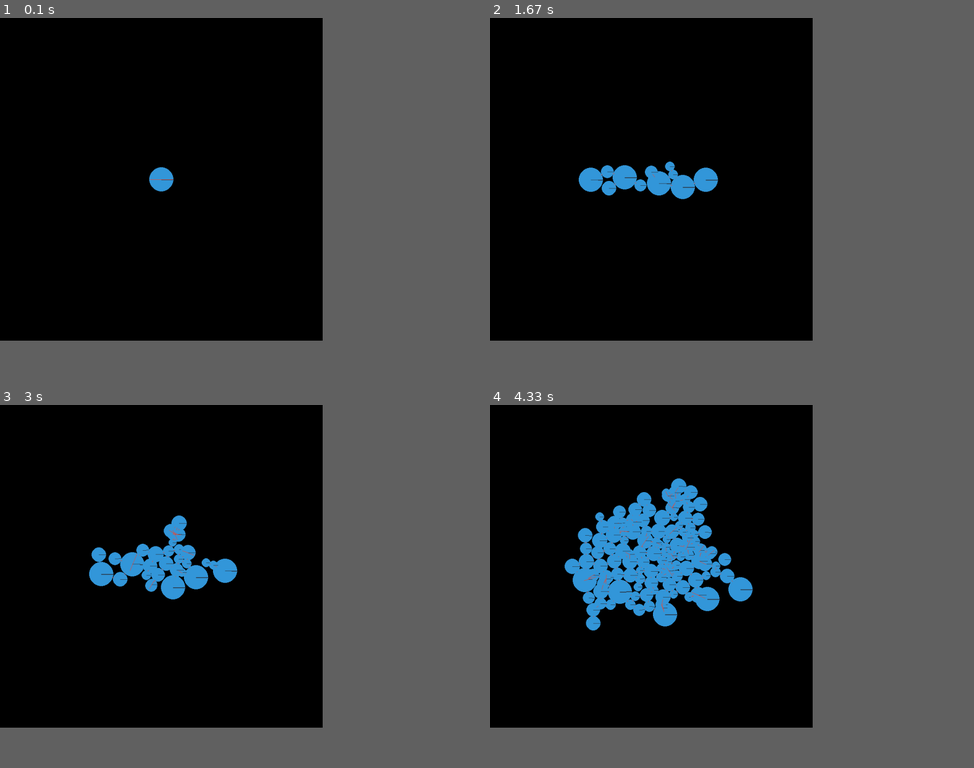
Above: before the commit, frames 1-4 (two rows, left to right).
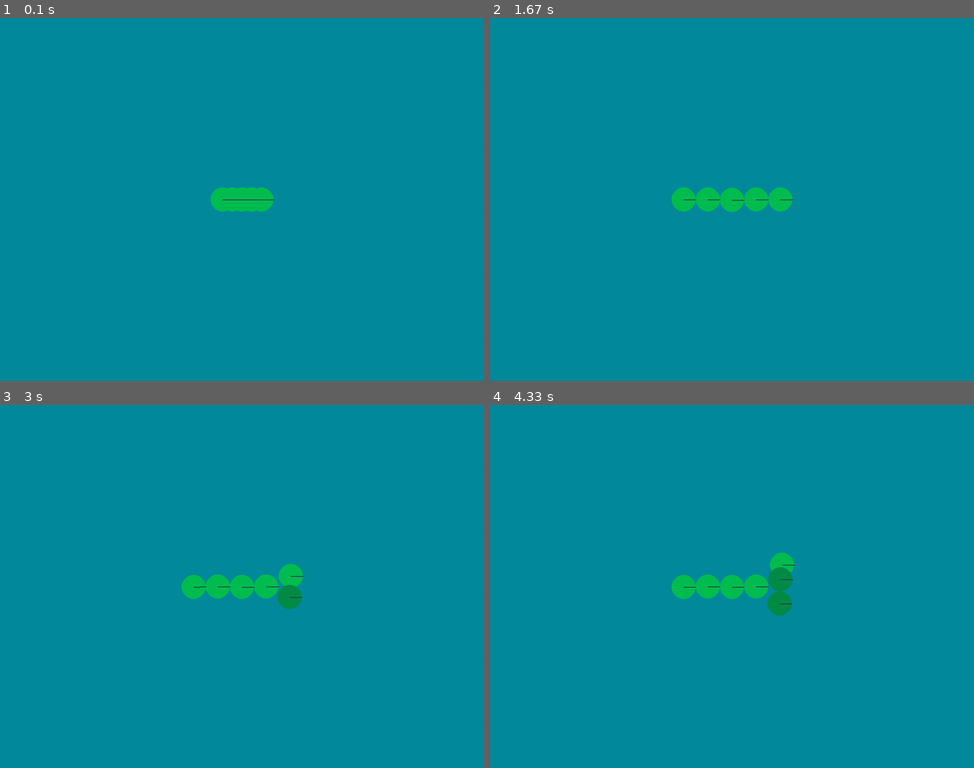
Above: after the commit, the same moments.

Repository: PilotOfAsuka/Cell_lab_pygame
Game: pygame game, started from main.py
Two runs of this game, one before a commit and one after it. Both use one fixed random seed, a clock stepped at 60 frames per second and the inputs below.
Inputs:
- Up to frame 1 (0.1 s): no input
- Up to frame 2 (1.67 s): no input
- Up to frame 3 (3 s): no input
- Up to frame 4 (4.33 s): no input
In our replay, the window is 600x600 before the commit and 900x675 after it. These sizes can differ from the game's own. Grey fills any space a smaller window leaves; there, only what the larger window draws over its background counts as a difference.

The runs differ from the first frame. In frame 1, 59% of the frame differs, in the area x 0-67%, y 0-89%; in frame 2, 59%; in frame 3, 59%; in frame 4, 59%.

Commit message:
update
Behavior added from CellLabPython

Diff:
--- a/cell/object.py
+++ b/cell/object.py
@@ -1,5 +1,8 @@
 import pymunk
 import random
+import math
+from vars import new_cells
+from simulation.sim_func import *
 
 
 class OBJ:
@@ -10,24 +13,61 @@
         self.body = pymunk.Body(self.mass, self.moment)
         self.body.position = x, y
         self.shape = pymunk.Circle(self.body, self.radius)
-        self.shape.elasticity = 0.8
-        self.shape.friction = 0.5
+        self.shape.elasticity = 0.2
+        self.shape.friction = 1
+
+
 
 
 
 class CELL(OBJ):
-    def __init__(self, x, y, radius, mass):
+    def __init__(self, x, y, radius, mass, cells_list, genome=None, food=100, color=None):
         super().__init__(x, y, radius, mass)
-        self.food = 100
+        self.genome = [random.randint(0, 63) for _ in range(63)] if genome is None else genome
+        self.ptr = 0
+        self.food = food
+        self.space = cells_list
+        self.shape.color = [0, 190, 80, 255] if color is None else color
 
-    def reproduce(self, new_cells, threshold=0.1):
-        # Генерация случайного числа в диапазоне от 0 до 1
-        chance = random.uniform(0, 1)
-        # Задайте пороговое значение для шанса
-        # Если случайное число меньше порога, клетка воспроизводится
-        if chance < threshold:
-            x, y = self.body.position
-            new_cell = CELL(x=x, y=y, radius=random.randint(10, 20), mass=1)
-            new_cells.append(new_cell)
+    def execute_genome(self):
+        if self.food >= 1000:  # Условие для деления клетки
+            self.reproduce()
+        else:
+            command = self.genome[self.ptr]  # УТК
+            self.food -= 1
+            self.execute_command(command)  # Выполнение команды генома (УТК)
+
+
+    def execute_command(self, command):
+        if command in range(0, 20):
+            self.photosynthesis()
+            pass
+        elif command in range(20, 40):
+            self.move_in_direction(angle=self_get_bias(self, 1) * 5, force=self_get_bias(self, 2))
+            move_ptr_to(self)
+            pass
+        else:
+            # Если у числа нет команды, то происходит безусловный переход
+            move_ptr_to(self)
+        pass
+
+    def photosynthesis(self):
+        self.food += 10
+        move_ptr(self)  # Переход УТК
+        pass
+
+    def reproduce(self):
+        x, y = self.body.position
+        new_cell = CELL(x=x, y=y, radius=max(min(self_get_bias(self,3), 30), 10), mass=100, cells_list=self.space, food=self.food//2, color=get_colors_bias(self))
+        self.food = self.food // 2
+        new_cells.append(new_cell)
 
         pass
+
+    def move_in_direction(self, angle, force):
+        angle = math.radians(angle)
+        # Вычисляем компоненты x и y вектора силы
+        force_x = force * math.cos(angle)
+        force_y = force * math.sin(angle)
+        # Применяем силу к телу объекта
+        self.body.apply_force_at_local_point((force_x, force_y), (0, 0))
--- a/func.py
+++ b/func.py
@@ -1,4 +1,4 @@
-from vars import *
+from vars import WIDTH, HEIGHT
 
 
 def delete_obj_out_of_screen(cells, space):
@@ -18,3 +18,24 @@
     # Удаляем объекты из списка cells
     for index in reversed(objects_to_remove):
         del cells[index]
+
+
+def delete_obj_out_of_food(cells, space):
+    # Переменная для хранения индексов объектов, которые вышли за пределы пространства
+    objects_to_remove = []
+    for i, cell in enumerate(cells):
+        if cell.food <= 0:
+            objects_to_remove.append(i)  # Добавляем индекс клетки в список для удаления
+            space.remove(cell.body, cell.shape)
+
+    # Удаляем объекты из списка cells
+    for index in reversed(objects_to_remove):
+        del cells[index]
+
+
+def update_physics_space(cells, new_cells, space):
+    for new_cell in new_cells:
+        cells.append(new_cell)
+        space.add(new_cell.body, new_cell.shape)
+    new_cells.clear()
+    pass
--- a/pygame_cycle.py
+++ b/pygame_cycle.py
@@ -1,8 +1,11 @@
-from vars import *
+import random
+from simulation.simulation import update_simulation
+from vars import cells, new_cells, FPS
 from pygame_init import *
 from func import *
-from pymunk_init import space, draw_options, cells, new_cells
+from pymunk_init import space, draw_options
 from func import delete_obj_out_of_screen
+
 
 
 def pygame_cycle(run=False):
@@ -12,18 +15,13 @@
                 exit()
 
         # Заливка фона
-        surface.fill(pg.Color("black"))
+        surface.fill(pg.Color("#038A9D"))
 
         space.step(1 / FPS)
 
-        for cell in cells:
-            cell.reproduce(new_cells=new_cells)
+        update_simulation(cells)
 
-
-        for new_cell in new_cells:
-            cells.append(new_cell)
-            space.add(new_cell.body, new_cell.shape)
-        new_cells.clear()
+        update_physics_space(cells=cells, new_cells=new_cells, space=space)
 
         delete_obj_out_of_screen(cells, space)
 
--- a/pymunk_init.py
+++ b/pymunk_init.py
@@ -1,22 +1,22 @@
 import pymunk.pygame_util
 from pygame_init import surface
 from cell.object import OBJ, CELL
-from vars import *
+from vars import cells, H_WIDTH, H_HEIGHT
 
 pymunk.pygame_util.positive_y_is_up = False
 
 draw_options = pymunk.pygame_util.DrawOptions(surface)
+# Устанавливаем флаги для скрытия столкновений и направляющих линий
+draw_options.flags = pymunk.SpaceDebugDrawOptions.DRAW_SHAPES
 
 # Создание физического пространства
 space = pymunk.Space()
-space.gravity = 1, 1
+space.gravity = 0, 0
 
-cells = []  # Создаем пустой список для хранения экземпляров объектов
-new_cells = []  # Создаем список для хранения новых клеток
 
 for i in range(5):
     # Создаем новый экземпляр объекта OBJ и добавляем его в список circles
-    cell = CELL(H_WIDTH, H_HEIGHT, radius=30, mass=2)
+    cell = CELL(H_WIDTH, H_HEIGHT, radius=30, mass=100, cells_list=cells)
     cells.append(cell)
     # Добавляем тело и форму объекта в пространство space
     space.add(cell.body, cell.shape)
--- /dev/null
+++ b/simulation/sim_func.py
@@ -0,0 +1,57 @@
+def self_get_next_index_of_bias(self, step, len_of_number):
+    """
+    Функция получения смещения.
+    Используется для получения условия на основе числа смещения
+    [...33,43,24,...]
+    [... 5, 6, 7,...]
+    Пример self.ptr = 5
+           step = 1
+           index = 6
+    Так как мы к self.ptr прибавили step и получили индекс смешение по гену
+    len_of_number число ограничитель (К примеру если len_of_number является len(cfg.move_directions)
+    то мы получим значение ограниченное количеством направлений от числа в гене
+    43 % 8 - кол-во направлений = 3 - Вправо и низ)
+    """
+    index = (self.ptr + step) % len(self.genome)  # Индекс смещения
+    index_of_bias = self.genome[index] % len_of_number
+    return index_of_bias
+
+
+def self_get_next_index(self, step):
+    """
+    Функция получения следующего индекса смешения
+    используется для увеличения УТК на число полученное в смешении
+    [...33,43,24,...]
+    [... 5, 6, 7,...]
+    Пример self.ptr = 5
+           step = 1
+           index = 6
+    В данном примере УТК переместится на 43 (и остановится на 48) от позиции где он находился (Это self.ptr = 5)
+    """
+    index = (self.ptr + step) % len(self.genome)
+    ptr = (self.ptr + self.genome[index]) % len(self.genome)
+    return ptr
+
+
+def self_get_bias(self, step):
+    index = (self.ptr + step) % len(self.genome)
+    bias = self.genome[index]
+    return bias
+
+
+def move_ptr_to(self):
+    # Перемещение УТК к следующей команде на основе числа безусловного перехода
+    self.ptr = (self.ptr + self.genome[self.ptr]) % len(self.genome)
+
+
+# Функция перемещения указателя текущей команды
+def move_ptr(self):
+    # Перемещения УТК к следующей команде
+    self.ptr = (self.ptr + 1) % len(self.genome)
+
+
+def get_colors_bias(self):
+    colors = [0, max(min(self.genome[0] % 255, 190), 140),
+              max(min(self.genome[0] % 255, 80), 70), 255
+              ]
+    return colors
--- /dev/null
+++ b/simulation/simulation.py
@@ -0,0 +1,4 @@
+def update_simulation(cells):
+    for cell in cells:
+        cell.execute_genome()
+    pass
--- a/vars.py
+++ b/vars.py
@@ -1,8 +1,11 @@
-RES = WIDTH, HEIGHT = 800, 800  # Размер окна
+RES = WIDTH, HEIGHT = 1200, 900  # Размер окна
 font_size = 20  # Размер шрифта
 
 # Центр окна
 CENTER = H_WIDTH, H_HEIGHT = WIDTH // 2, HEIGHT // 2
 
 # FPS
-FPS = 10
+FPS = 60
+
+cells = []
+new_cells = []
